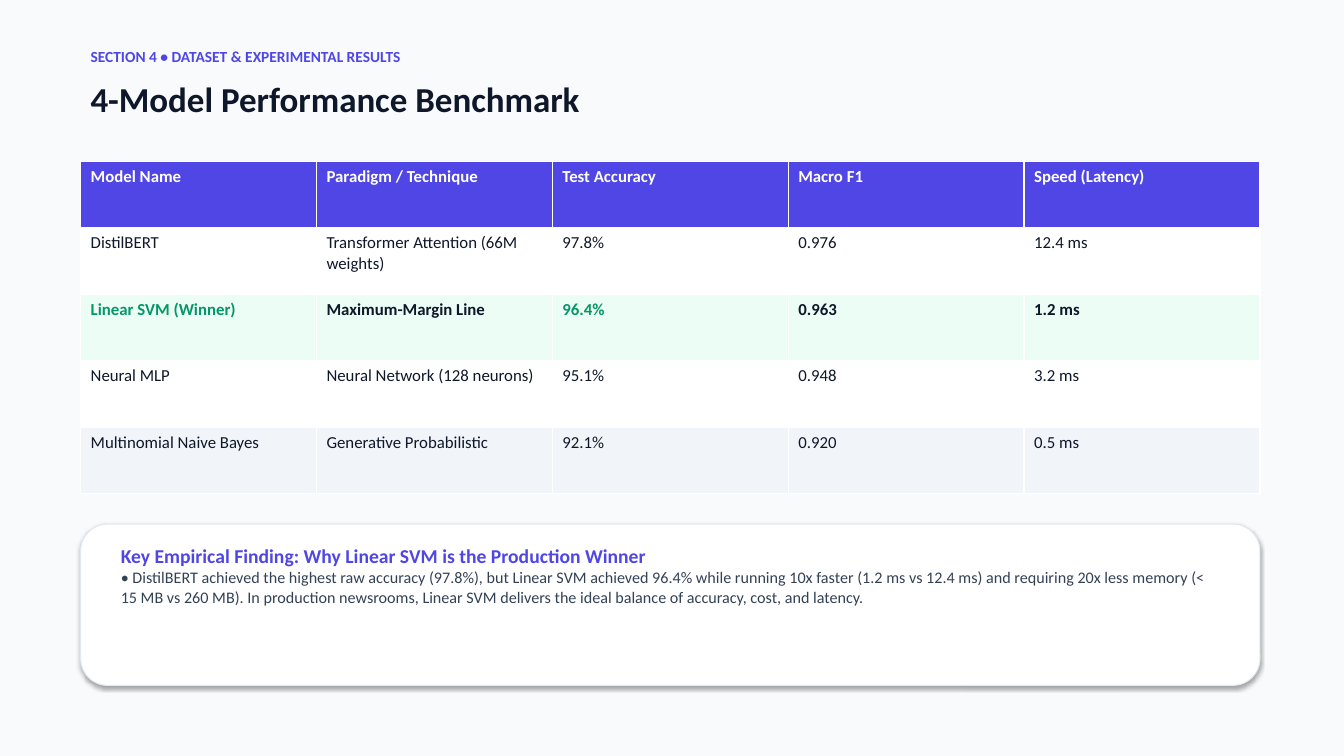
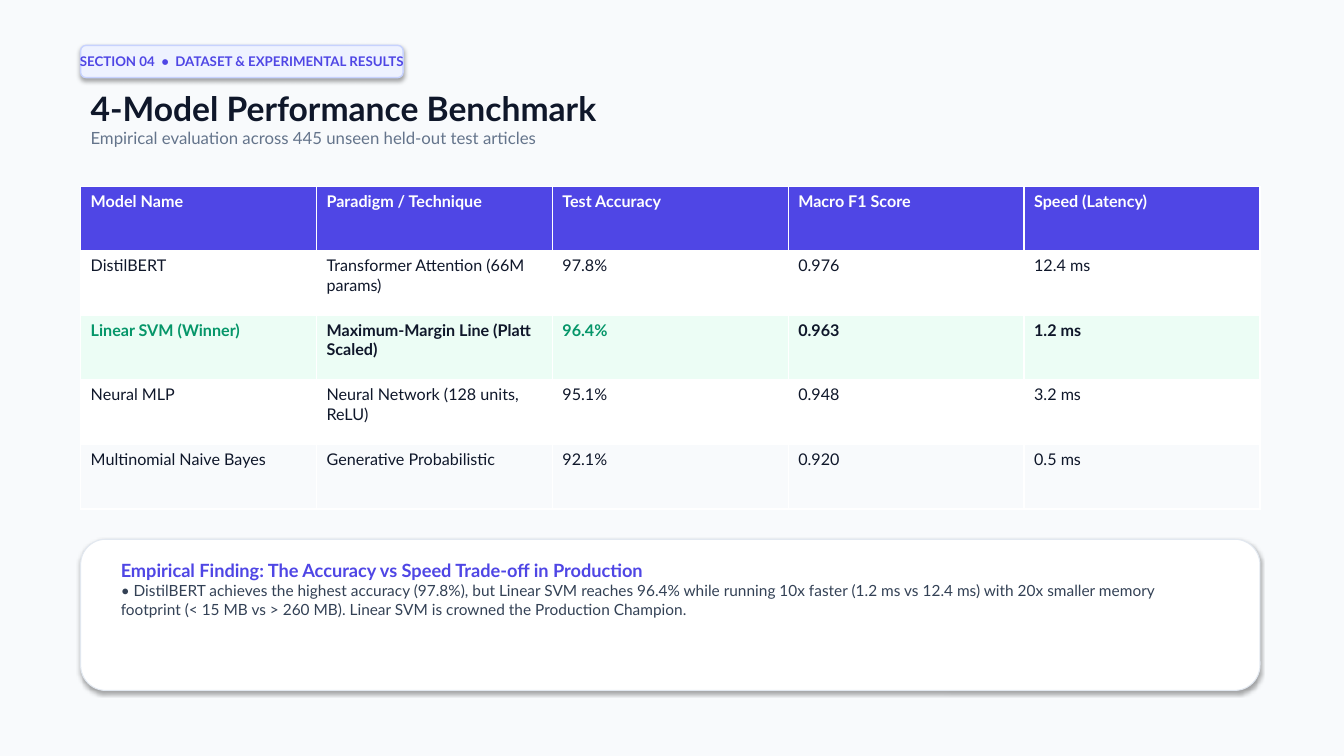
Before and after one commit to Abhijeet0848/NewsLens, a slide deck: slide 9 of docs/NewsScope_Presentation.pptx. Drawn at 1344x756 pixels with LibreOffice and Linux fonts; fonts in the diff are those of the drawing. Boxes give left, top, right and bottom in pixels: in the first picture for what was removed or moved away, otherwise in the second. Text is boxed around its words. In the diff, an @@ line names an element or a change of style, - is before the commit and + after.

Commit message:
docs: redesign PowerPoint with executive light theme and add interactive HTML slides

```diff
--- a/docs/NewsScope_Presentation.pptx
+++ b/docs/NewsScope_Presentation.pptx
@@ text in rounded rectangle at bbox=[80, 56, 403, 66]: text changed; size 11 to 9.5 pt; font Calibri to Lato @@
-SECTION 4 • DATASET & EXPERIMENTAL RESULTS
+SECTION 04 • DATASET & EXPERIMENTAL RESULTS
@@ rounded rectangle "SECTION 04 • DATASET & ...": place and size @@
-rounded rectangle "SECTION 04 • DATASET & ..." at bbox=[91, 52, 401, 62]
+rounded rectangle "SECTION 04 • DATASET & ..." at bbox=[81, 45, 403, 78]
@@ rounded rectangle "SECTION 04 • DATASET & ..." at bbox=[81, 45, 403, 78]: vertical alignment top to middle; fill none to #EEF2FF; outline none to #C7D2FE 1 pt; shadow on @@
@@ text "4-Model Performance Benchmark": place and size @@
-text "4-Model Performance Benchmark" at bbox=[91, 87, 579, 113]
+text "4-Model Performance Benchmark" at bbox=[91, 96, 597, 147]
@@ text at bbox=[91, 96, 597, 122]: size 25 to 24 pt, font Calibri to Lato in "4-Model Performance Benchmark" @@
@@ text at bbox=[91, 131, 536, 147]: paragraph added @@
+Empirical evaluation across 445 unseen held-out test articles
@@ table at bbox=[81, 187, 1260, 509] @@
-row 1, column 4: Macro F1
+row 1, column 4: Macro F1 Score
-row 2, column 2: Transformer Attention (66M weights)
+row 2, column 2: Transformer Attention (66M params)
-row 3, column 2: Maximum-Margin Line
+row 3, column 2: Maximum-Margin Line (Platt Scaled)
-row 4, column 2: Neural Network (128 neurons)
+row 4, column 2: Neural Network (128 units, ReLU)
@@ fill #F1F5F9 to #F8FAFC in row 5 @@
@@ size 12 to 11.5 pt, font Calibri to Lato in "Model Name", "Paradigm / Technique", "Test Accuracy", "Speed (Latency)" and 17 more places @@
@@ table: place and size @@
-table at bbox=[81, 161, 1260, 494]
+table at bbox=[81, 187, 1260, 509]
@@ rounded rectangle: place and size @@
-rounded rectangle at bbox=[81, 524, 1260, 686]
+rounded rectangle at bbox=[81, 539, 1260, 691]
@@ text at bbox=[121, 563, 1155, 618]: text changed; size 11.5 to 11 pt; font Calibri to Lato @@
-Key Empirical Finding: Why Linear SVM is the Production Winner
-• DistilBERT achieved the highest raw accuracy (97.8%), but Linear SVM achieved 96.4% while running 10x faster (1.2 ms vs 12.4 ms) and requiring 20x less memory (< 15 MB vs 260 MB). In production newsrooms, Linear SVM delivers the ideal balance of accuracy, cost, and latency.
+Empirical Finding: The Accuracy vs Speed Trade-off in Production
+• DistilBERT achieves the highest accuracy (97.8%), but Linear SVM reaches 96.4% while running 10x faster (1.2 ms vs 12.4 ms) with 20x smaller memory footprint (< 15 MB vs > 260 MB). Linear SVM is crowned the Production Champion.
```
Also in this commit, not shown: 15 other slides changed, 1 slide added, 1 slide removed, 2 other files.
